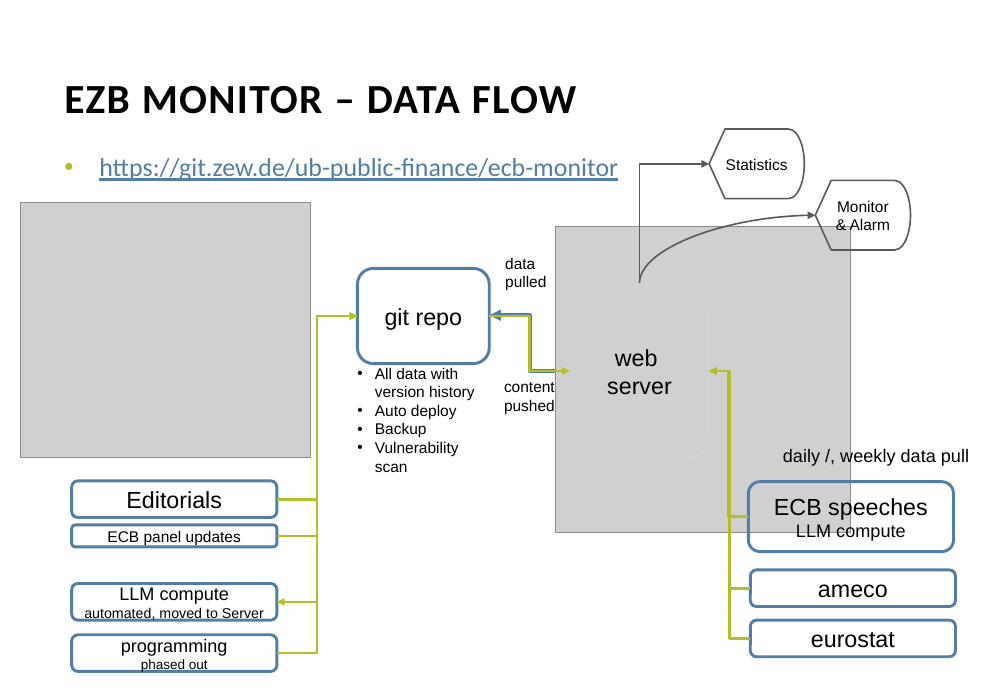
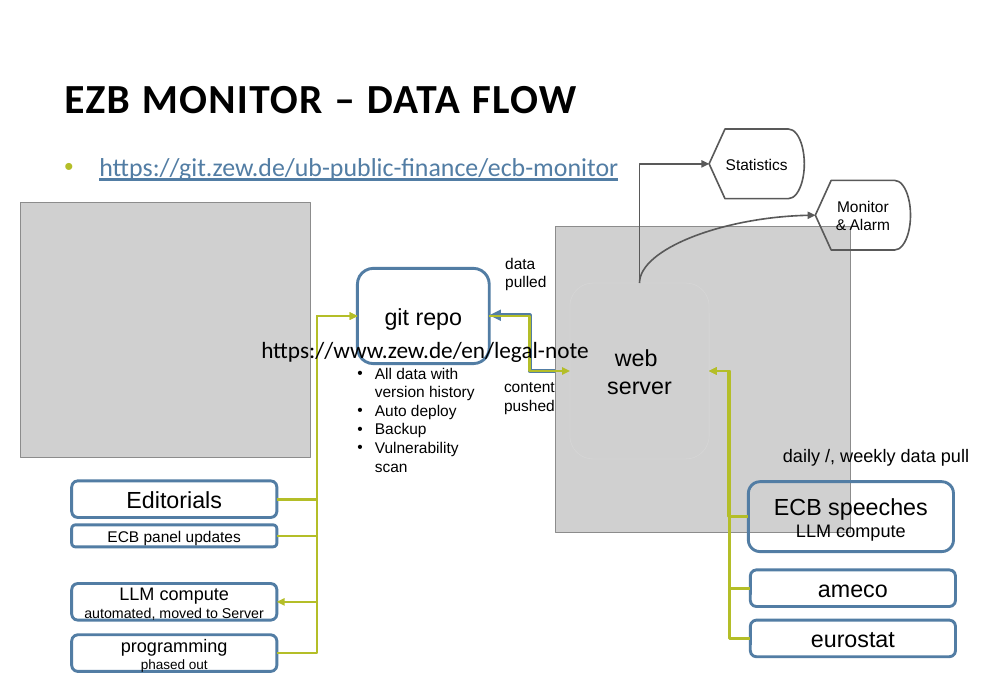
Before and after one commit to pbberlin/ecb-monitor-website, a slide deck: slide 3 of doc/architecture.pptx. Drawn at 1008x698 pixels with LibreOffice and Linux fonts; fonts in the diff are those of the drawing; grey boxes stand for pictures; background and template pictures are left out. Boxes give left, top, right and bottom in pixels: in the first picture for what was removed or moved away, otherwise in the second. Text is boxed around its words. In the diff, an @@ line names an element or a change of style, - is before the commit and + after.

```diff
--- a/doc/architecture.pptx
+++ b/doc/architecture.pptx
@@ text added at (261, 338, 588, 364), 18 pt, text #000000 @@
+https://www.zew.de/en/legal-note
```
Also in this commit, not shown: 1 slide added, 4 other files.
